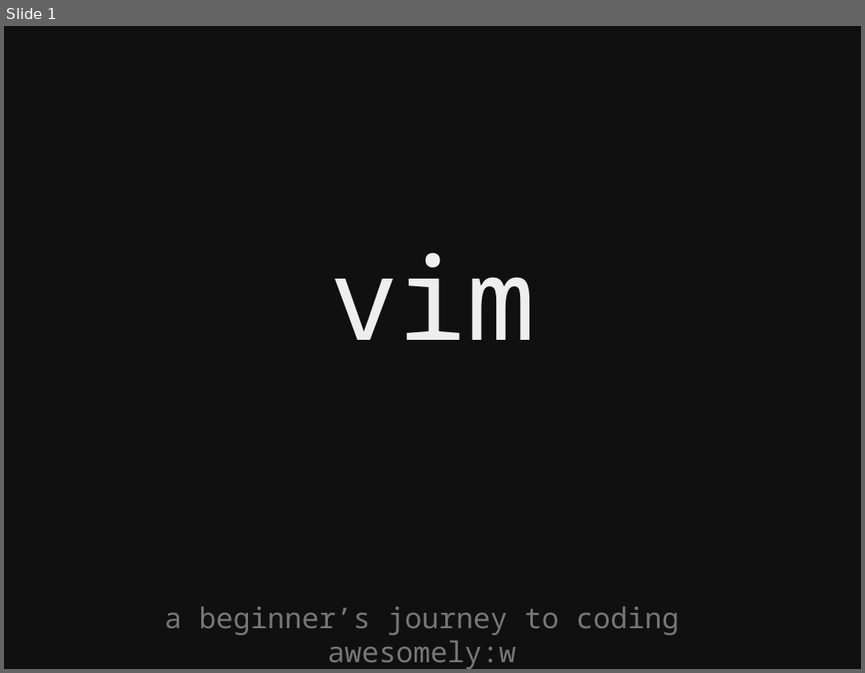
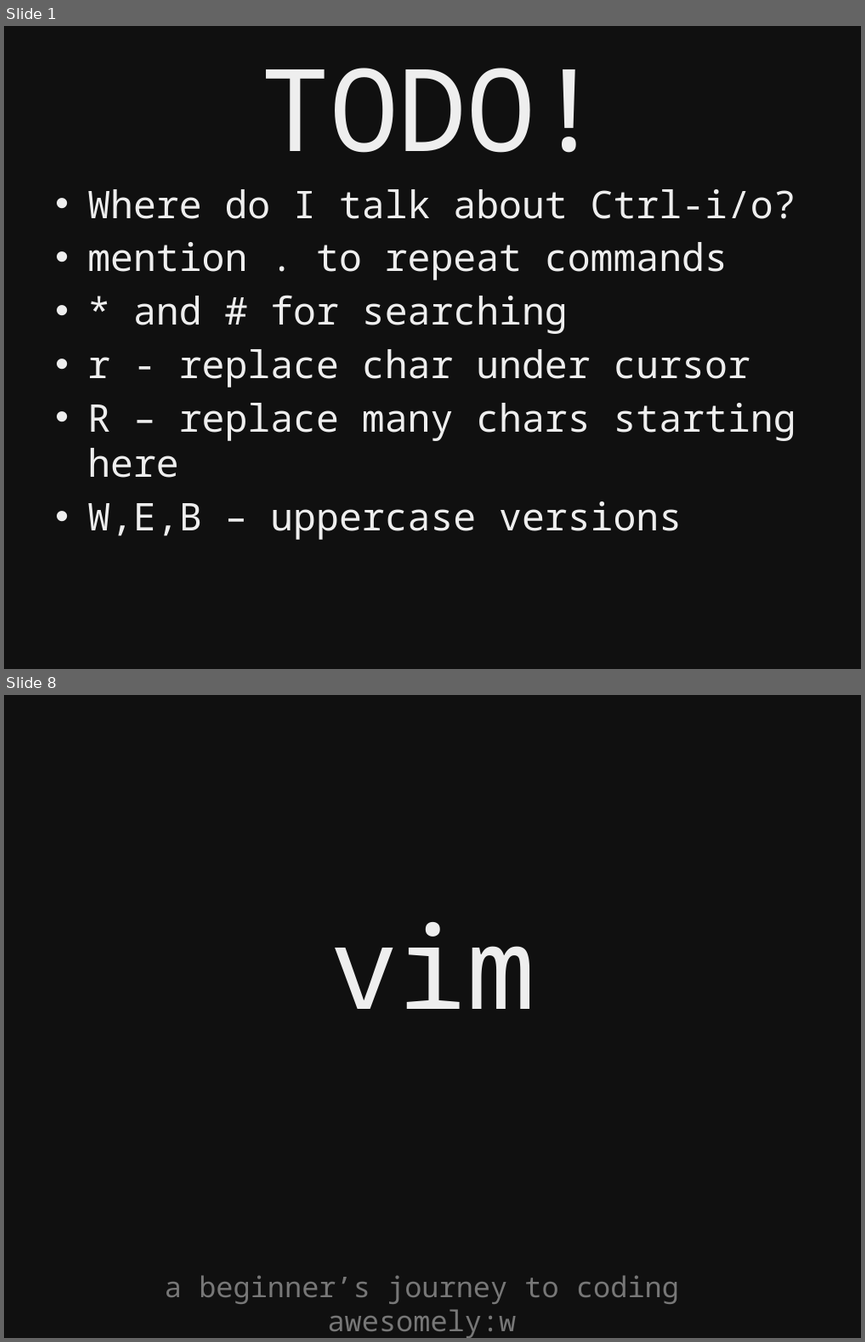
Before and after one commit to kyletolle/talks, a slide deck: beginning_vim-04.17.2012.pptx. Shown one above the other, each under a label of ours: slide 1 before the commit, slides 1 and 8 after it; the slides between them are not shown. The pictures are 865x673 and 865x1342 pixels, drawn with LibreOffice and Linux fonts; fonts in the diff are those of the drawing. Boxes give left, top, right and bottom in pixels: in the first picture for what was removed or moved away, otherwise in the second. Text is boxed around its words. In the diff, an @@ line names an element or a change of style, - is before the commit and + after.

```diff
--- a/beginning_vim-04.17.2012.pptx
+++ b/beginning_vim-04.17.2012.pptx
@@ slide 1 added at (4, 26, 861, 669), background #101010 @@
@@ title added at (261, 68, 603, 153), 96 pt, text #EEEEEE @@
+TODO!
@@ text added at (87, 189, 796, 539), 32 pt, text #EEEEEE @@
+• Where do I talk about Ctrl-i/o?
+• mention . to repeat commands
+• * and # for searching
+• r - replace char under cursor
+• R – replace many chars starting here
+• W,E,B – uppercase versions
@@ what was slide 1 is now slide 8 @@
```
Also in this commit, not shown: 6 other slides added.
